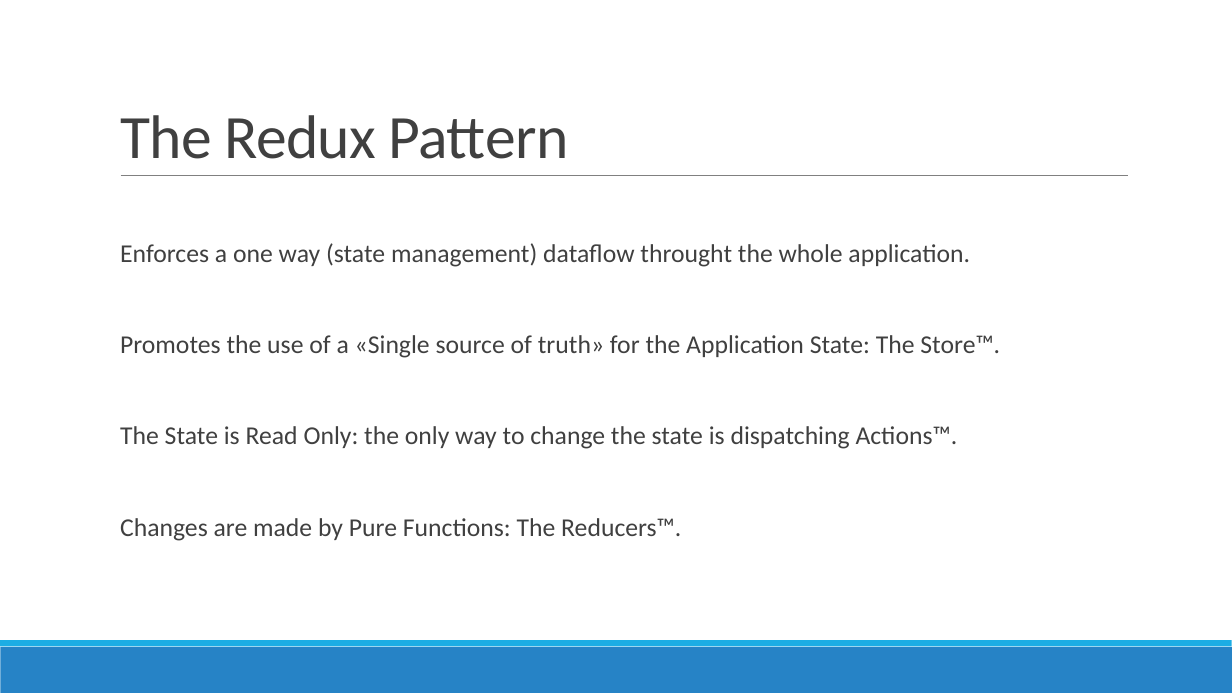
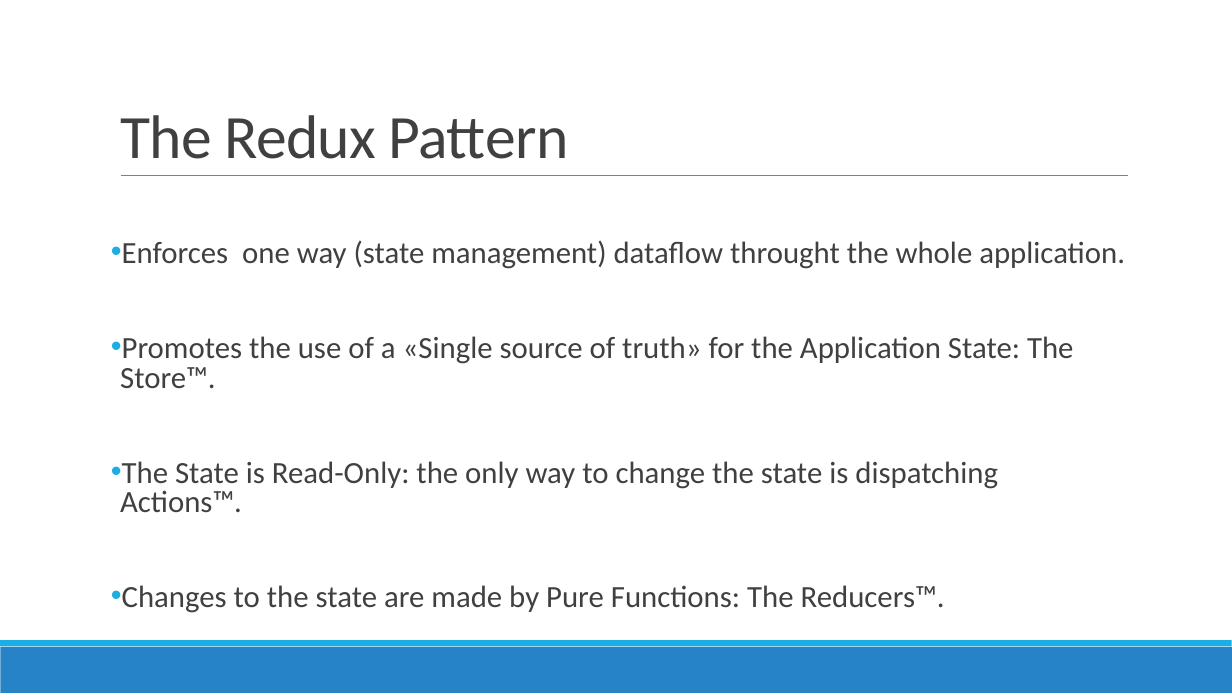
Before and after one commit to AGiorgetti/ngrx101, a slide deck: slide 3 of ReactiveProgramming_ngrx.pptx. Drawn at 1232x693 pixels with LibreOffice and Linux fonts; fonts in the diff are those of the drawing. Boxes give left, top, right and bottom in pixels: in the first picture for what was removed or moved away, otherwise in the second. Text is boxed around its words. In the diff, an @@ line names an element or a change of style, - is before the commit and + after.

```diff
--- a/ReactiveProgramming_ngrx.pptx
+++ b/ReactiveProgramming_ngrx.pptx
@@ text at [122, 240, 1125, 269]: text changed; size 20 to 24 pt @@
-  Enforces a one way (state management) dataflow throught the whole application.
+• Enforces one way (state management) dataflow throught the whole application.
@@ text at [120, 336, 1073, 388]: size 20 to 24 pt in "Promotes the use of a «Single source ..."; bullet   to •; line spacing 0.9 to 0.8 @@
@@ text at [120, 461, 998, 613]: text changed; size 20 to 24 pt @@
-  The State is Read Only: the only way to change the state is dispatching Actions™.
-  Changes are made by Pure Functions: The Reducers™.
+• The State is Read-Only: the only way to change the state is dispatching Actions™.
+• Changes to the state are made by Pure Functions: The Reducers™.
```
Also in this commit, not shown: 8 other slides changed, 2 slides added, 1 other file.
